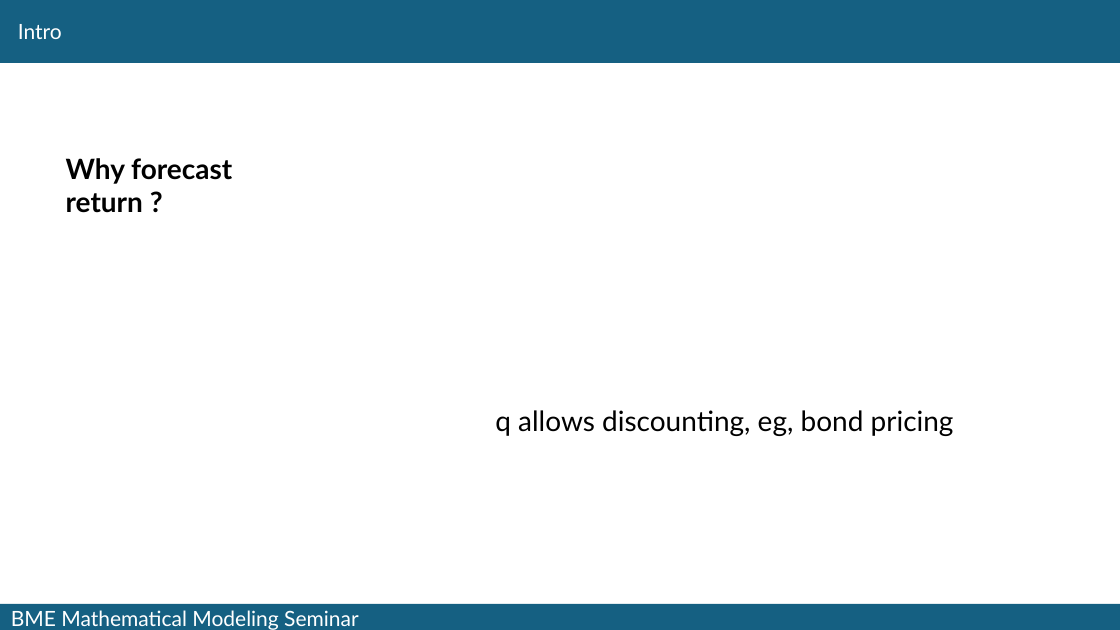
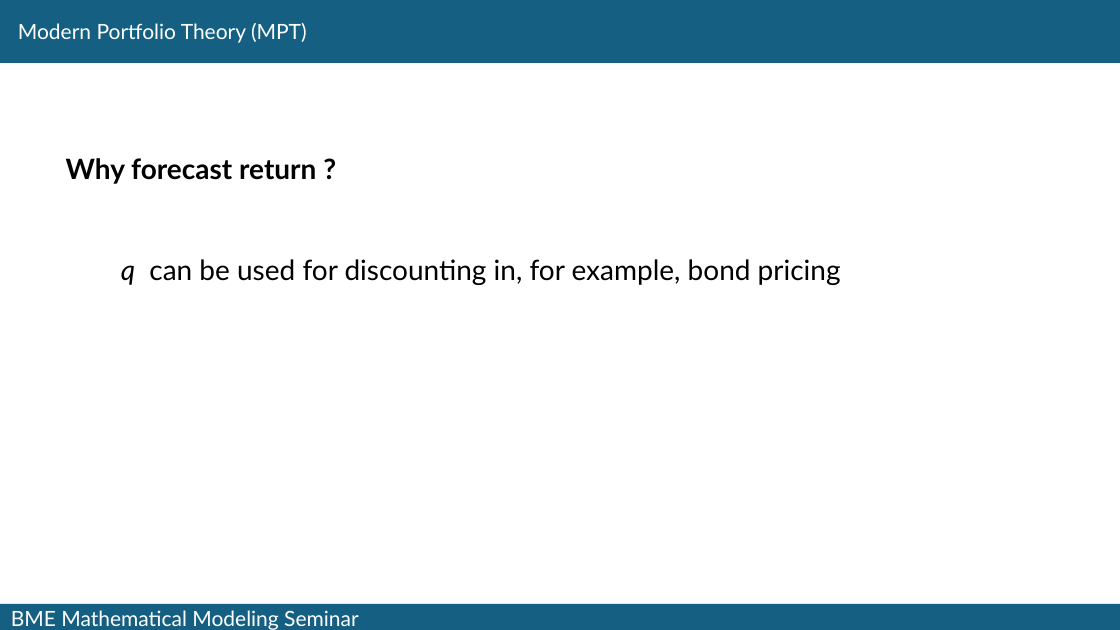
Before and after one commit to fij/btup, a slide deck: slide 9 of MMS_2024_09_10/Farkas_2024_09_10.pptx. Drawn at 1120x630 pixels with LibreOffice and Linux fonts; fonts in the diff are those of the drawing. Boxes give left, top, right and bottom in pixels: in the first picture for what was removed or moved away, otherwise in the second. Text is boxed around its words. In the diff, an @@ line names an element or a change of style, - is before the commit and + after.

```diff
--- a/MMS_2024_09_10/Farkas_2024_09_10.pptx
+++ b/MMS_2024_09_10/Farkas_2024_09_10.pptx
@@ text at (x1=18, y1=23, x2=307, y2=43): text changed @@
-Intro
+Modern Portfolio Theory (MPT)
@@ text "Why forecast return ?" rewrapped from (x1=66, y1=158, x2=232, y2=213) to (x1=66, y1=158, x2=316, y2=184) @@
@@ text at (x1=121, y1=259, x2=841, y2=285): text changed @@
-q allows discounting, eg, bond pricing
+q can be used for discounting in, for example, bond pricing
```
Also in this commit, not shown: 1 other slide changed, 2 slides added.
